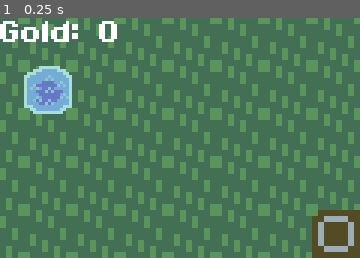
Above: before the commit, frame 1.
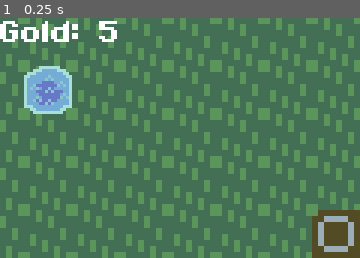
Above: after the commit, the same moment.

Repository: comfy-gamedev/ludum-dare-60
Game: Godot game, scene res://scenes/main/main.tscn
Same seed, same stepped clock (60 frames per second), same inputs: the game is played once before the commit and once after it. The engine's default icon, where the game draws it, is replaced by a stand-in: a white triangle on a blue panel in a dark square.
Inputs:
- Up to frame 1 (0.25 s): no input
The pictures show only the part of the screen within x 0-50%, y 0-50%; the shares and areas given below are measured in that part.

The runs differ from the first frame. In frame 1, 0.1% of the frame differs, in the area x 27-33%, y 1-8%.

Commit message:
gold display fix

Diff:
--- a/scenes/main/main.gd
+++ b/scenes/main/main.gd
@@ -75,6 +75,8 @@
 
 func _ready() -> void:
 	current = self
+
+	gold_label.text = "Gold: " + str(gold)
 
 	var hb = HOMEBASE.instantiate()
 	@warning_ignore("integer_division")
